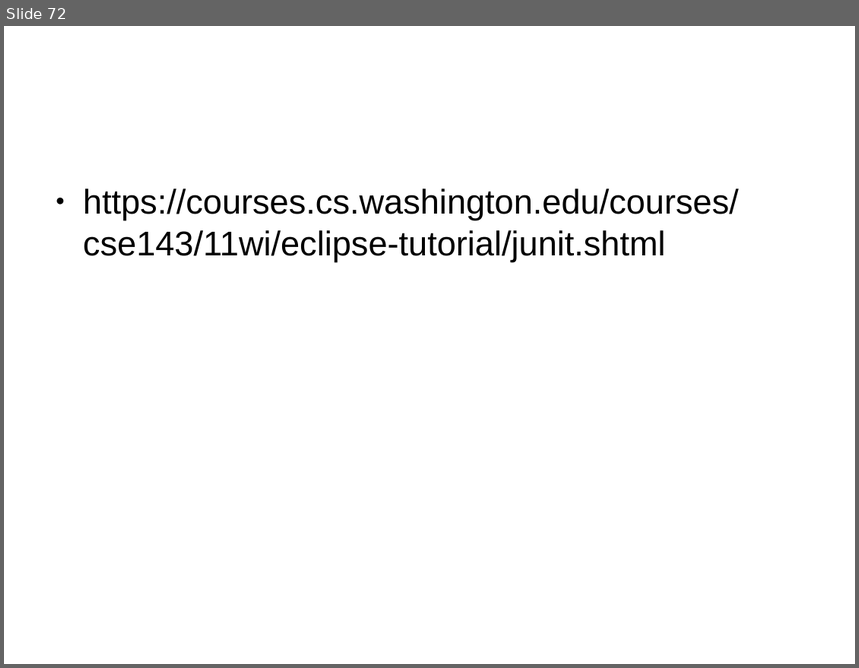
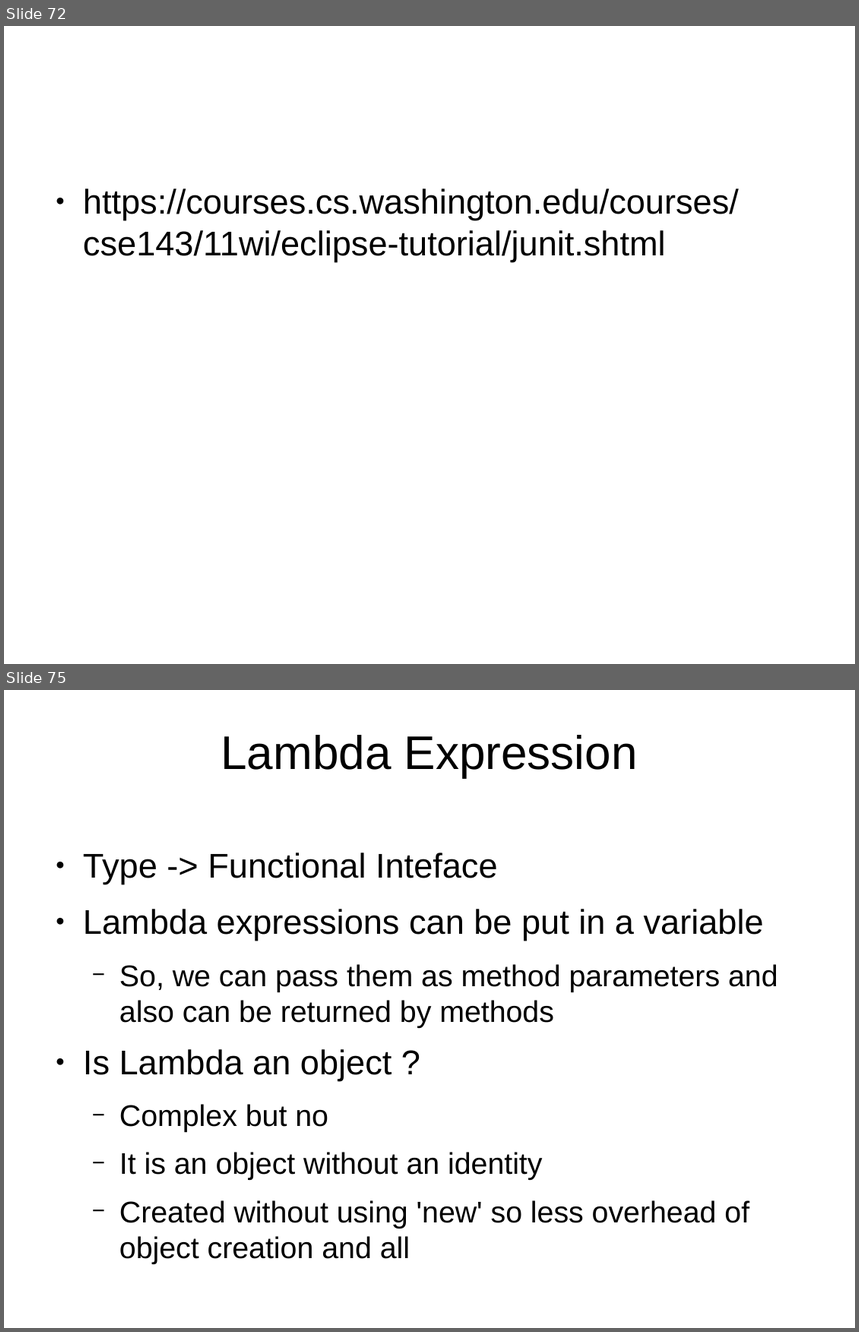
Before and after one commit to shikha-desai/Internship_PreWork, a slide deck: Java/Java_Notes.odp. Shown one above the other, each under a label of ours: slide 72 before the commit, slides 72 and 75 after it; the slides between them are not shown. The pictures are 859x668 and 859x1332 pixels, drawn with LibreOffice and Linux fonts; fonts in the diff are those of the drawing; background and template pictures are left out. Boxes give left, top, right and bottom in pixels: in the first picture for what was removed or moved away, otherwise in the second. Text is boxed around its words. In the diff, an @@ line names an element or a change of style, - is before the commit and + after.

```diff
--- a/Java/Java_Notes.odp
+++ b/Java/Java_Notes.odp
@@ slide 75 added at (4,690,855,1328), background picture (left out) @@
@@ title added at (221,735,638,778), 44 pt, text #000000 @@
+Lambda Expression
@@ text added at (83,853,778,1228), 27.9 pt, text #000000 @@
+● Type -> Functional Inteface
+● Lambda expressions can be put in a variable
+  − So, we can pass them as method parameters and also can be returned by methods
+● Is Lambda an object ?
+  − Complex but no
+  − It is an object without an identity
+  − Created without using 'new' so less overhead of object creation and all
```
Also in this commit, not shown: 9 other slides added, 1 other file.
